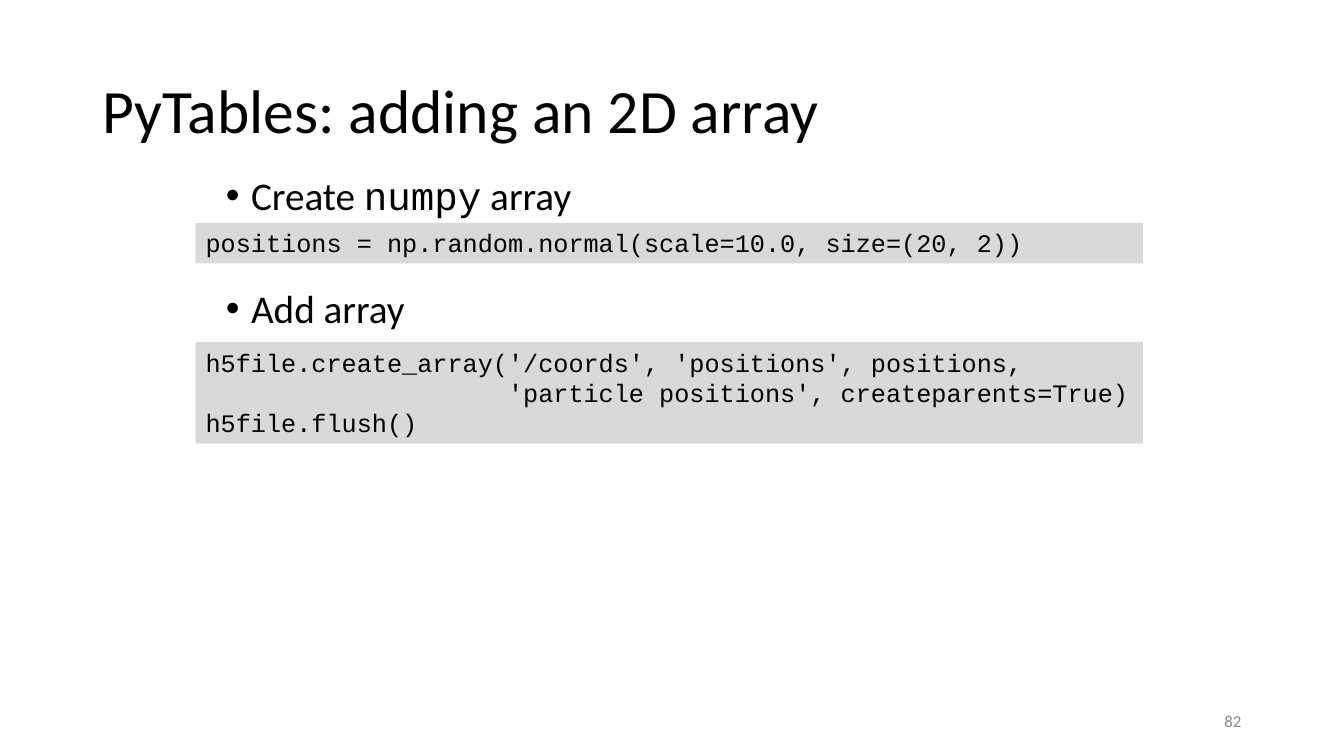
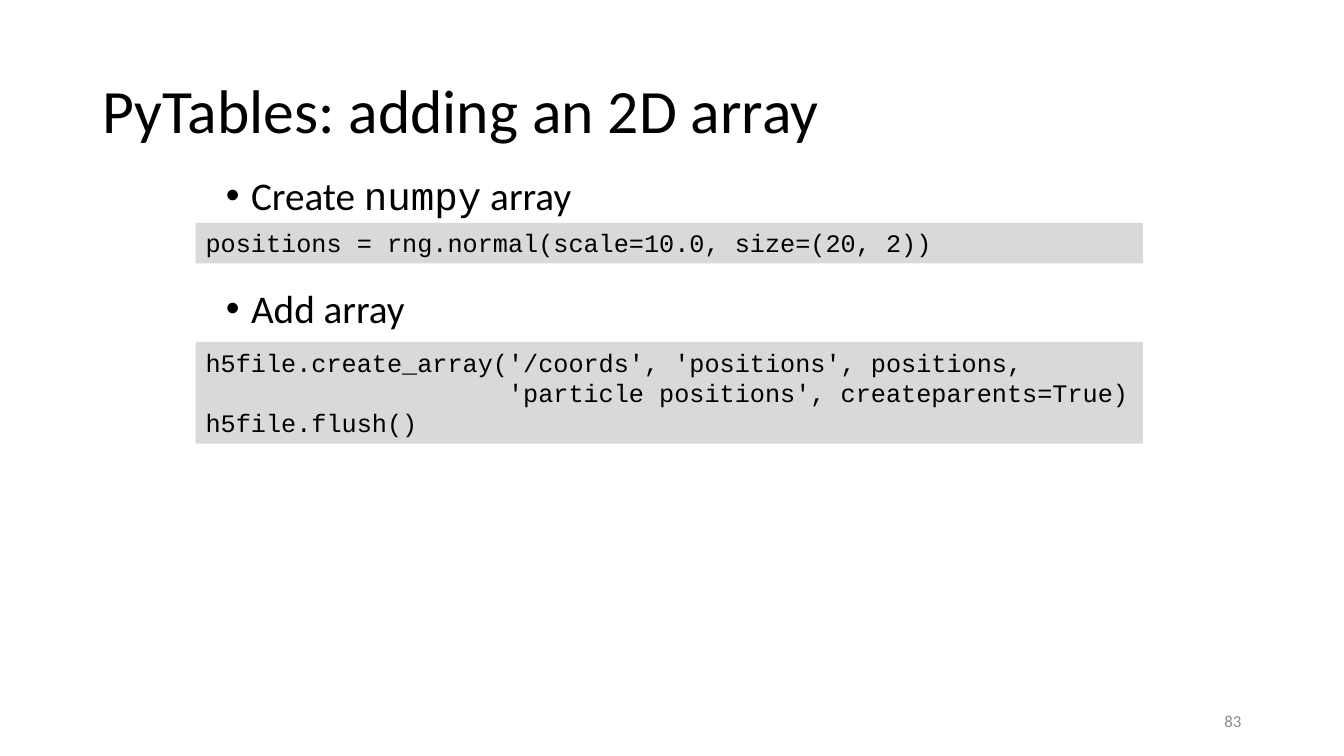
Before and after one commit to gjbex/Scientific-Python, a slide deck: slide 83 of scientific_python.pptx (slide 82 before the commit). Drawn at 1344x756 pixels with LibreOffice and Linux fonts; fonts in the diff are those of the drawing. Boxes give left, top, right and bottom in pixels: in the first picture for what was removed or moved away, otherwise in the second. Text is boxed around its words. In the diff, an @@ line names an element or a change of style, - is before the commit and + after.

Commit message:
Add slide on random number generation

```diff
--- a/scientific_python.pptx
+++ b/scientific_python.pptx
@@ text in rectangle at box(206, 234, 931, 258): text changed @@
-positions = np.random.normal(scale=10.0, size=(20, 2))
+positions = rng.normal(scale=10.0, size=(20, 2))
@@ page number at box(1224, 715, 1241, 727): text changed @@
-82
+83
```
Also in this commit, not shown: 7 other slides changed, 1 slide added.
